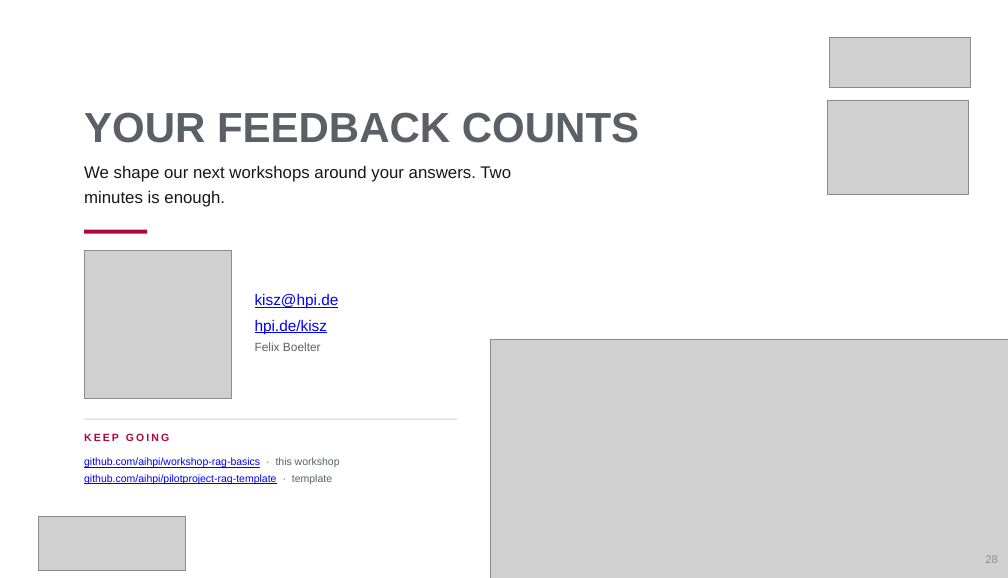
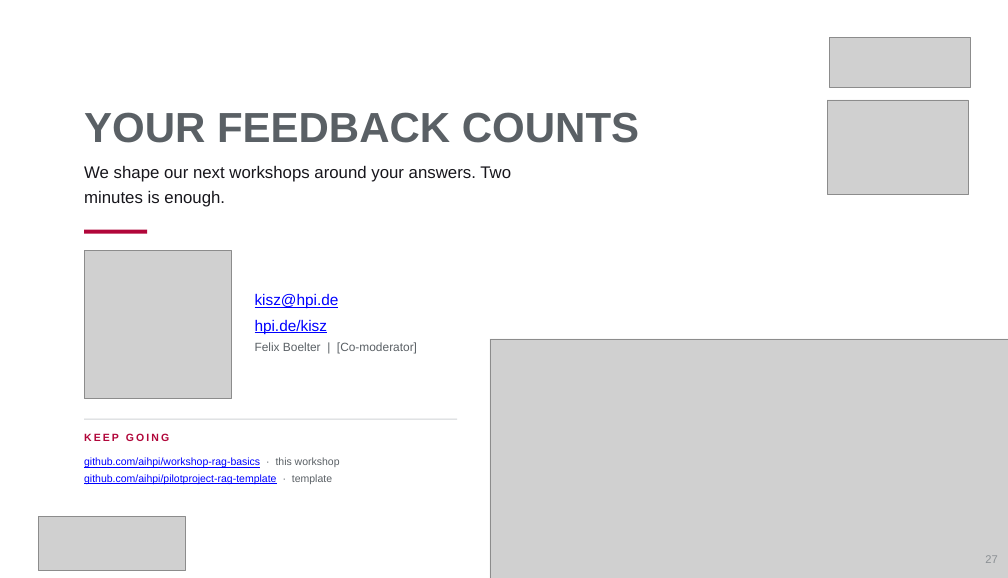
Before and after one commit to aihpi/workshop-rag-basics, a slide deck: slide 27 of workshop/slides/rag-workshop.pptx (slide 28 before the commit). Drawn at 1008x578 pixels with LibreOffice and Linux fonts; fonts in the diff are those of the drawing; grey boxes stand for pictures. Boxes give left, top, right and bottom in pixels: in the first picture for what was removed or moved away, otherwise in the second. Text is boxed around its words. In the diff, an @@ line names an element or a change of style, - is before the commit and + after.

```diff
--- a/workshop/slides/rag-workshop.pptx
+++ b/workshop/slides/rag-workshop.pptx
@@ text at (x1=255, y1=342, x2=417, y2=354): text changed @@
-Felix Boelter
+Felix Boelter | [Co-moderator]
@@ text at (x1=985, y1=555, x2=997, y2=563): text changed @@
-28
+27
```
Also in this commit, not shown: 25 other slides changed, 1 slide removed, 5 other files.
